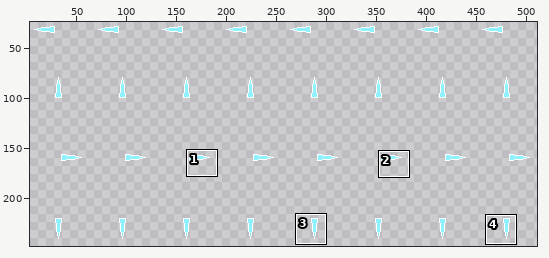
Sprite sheet -- resources/icelance.png. The first picture is a wide view before the edit; the outline marks the close-up.
Close-up. Old version:
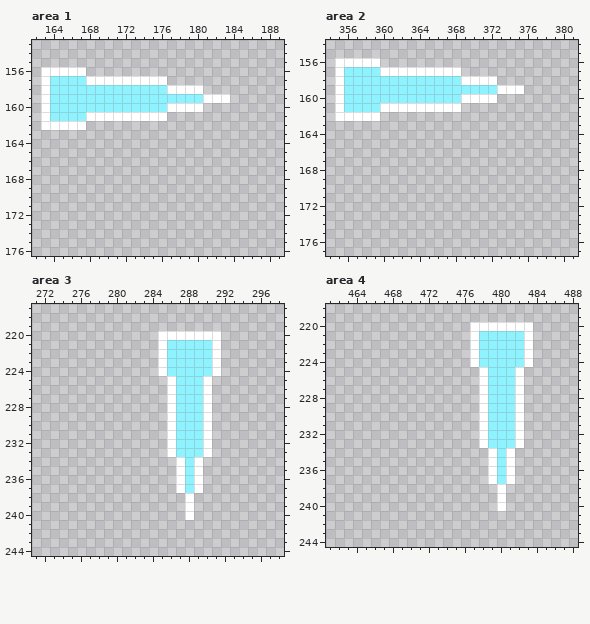
The file is 512x256 pixels. Shown: area 1: x 162..189, y 153..176; area 2: x 354..381, y 154..177; area 3: x 271..298, y 217..244; area 4: x 461..488, y 218..244. The wide view leaves out empty margins. The commit also changed other parts of the picture, which this record leaves out.
Once edited:
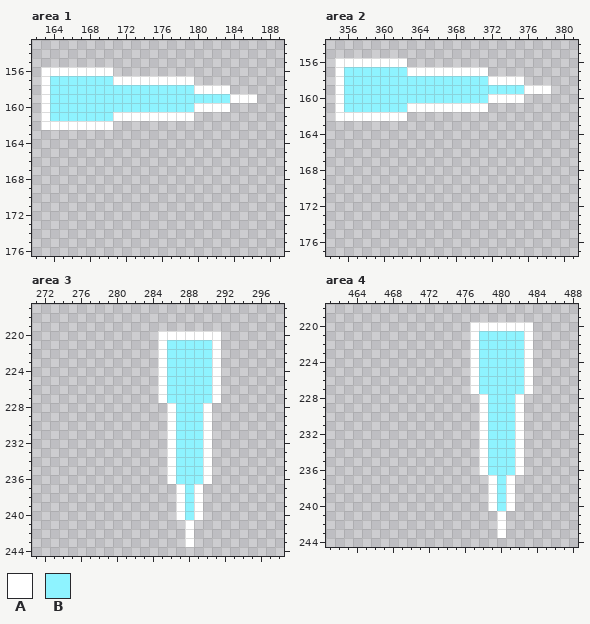
Palette (. is transparent): A #ffffff  B #8ef3ff
Difference:
--- area 1
@@ x 162..189 @@
 155 ............................
-156 .AAAAA......................
-157 .ABBBBAAAAAAAAA.............
-158 .ABBBBBBBBBBBBBAAAA.........
-159 .ABBBBBBBBBBBBBBBBBAAA......
-160 .ABBBBBBBBBBBBBAAAA.........
-161 .ABBBBAAAAAAAAA.............
-162 .AAAAA......................
+156 .AAAAAAAA...................
+157 .ABBBBBBBAAAAAAAAA..........
+158 .ABBBBBBBBBBBBBBBBAAAA......
+159 .ABBBBBBBBBBBBBBBBBBBBAAA...
+160 .ABBBBBBBBBBBBBBBBAAAA......
+161 .ABBBBBBBAAAAAAAAA..........
+162 .AAAAAAAA...................
 163 ............................
--- area 2
@@ x 354..381 @@
 155 ............................
-156 .AAAAA......................
-157 .ABBBBAAAAAAAAA.............
-158 .ABBBBBBBBBBBBBAAAA.........
-159 .ABBBBBBBBBBBBBBBBBAAA......
-160 .ABBBBBBBBBBBBBAAAA.........
-161 .ABBBBAAAAAAAAA.............
-162 .AAAAA......................
+156 .AAAAAAAA...................
+157 .ABBBBBBBAAAAAAAAA..........
+158 .ABBBBBBBBBBBBBBBBAAAA......
+159 .ABBBBBBBBBBBBBBBBBBBBAAA...
+160 .ABBBBBBBBBBBBBBBBAAAA......
+161 .ABBBBBBBAAAAAAAAA..........
+162 .AAAAAAAA...................
 163 ............................
--- area 3
@@ x 283..293 @@
 224 ..ABBBBBA..
-225 ...ABBBA...
-226 ...ABBBA...
-227 ...ABBBA...
+225 ..ABBBBBA..
+226 ..ABBBBBA..
+227 ..ABBBBBA..
 228 ...ABBBA...
@@ x 284..292 @@
 233 ..ABBBA..
-234 ...ABA...
-235 ...ABA...
-236 ...ABA...
+234 ..ABBBA..
+235 ..ABBBA..
+236 ..ABBBA..
 237 ...ABA...
-238 ....A....
-239 ....A....
-240 ....A....
-241 .........
-242 .........
-243 .........
+238 ...ABA...
+239 ...ABA...
+240 ...ABA...
+241 ....A....
+242 ....A....
+243 ....A....
 244 .........
--- area 4
@@ x 475..485 @@
 224 ..ABBBBBA..
-225 ...ABBBA...
-226 ...ABBBA...
-227 ...ABBBA...
+225 ..ABBBBBA..
+226 ..ABBBBBA..
+227 ..ABBBBBA..
 228 ...ABBBA...
@@ x 476..484 @@
 233 ..ABBBA..
-234 ...ABA...
-235 ...ABA...
-236 ...ABA...
+234 ..ABBBA..
+235 ..ABBBA..
+236 ..ABBBA..
 237 ...ABA...
-238 ....A....
-239 ....A....
-240 ....A....
-241 .........
-242 .........
-243 .........
+238 ...ABA...
+239 ...ABA...
+240 ...ABA...
+241 ....A....
+242 ....A....
+243 ....A....
 244 .........
